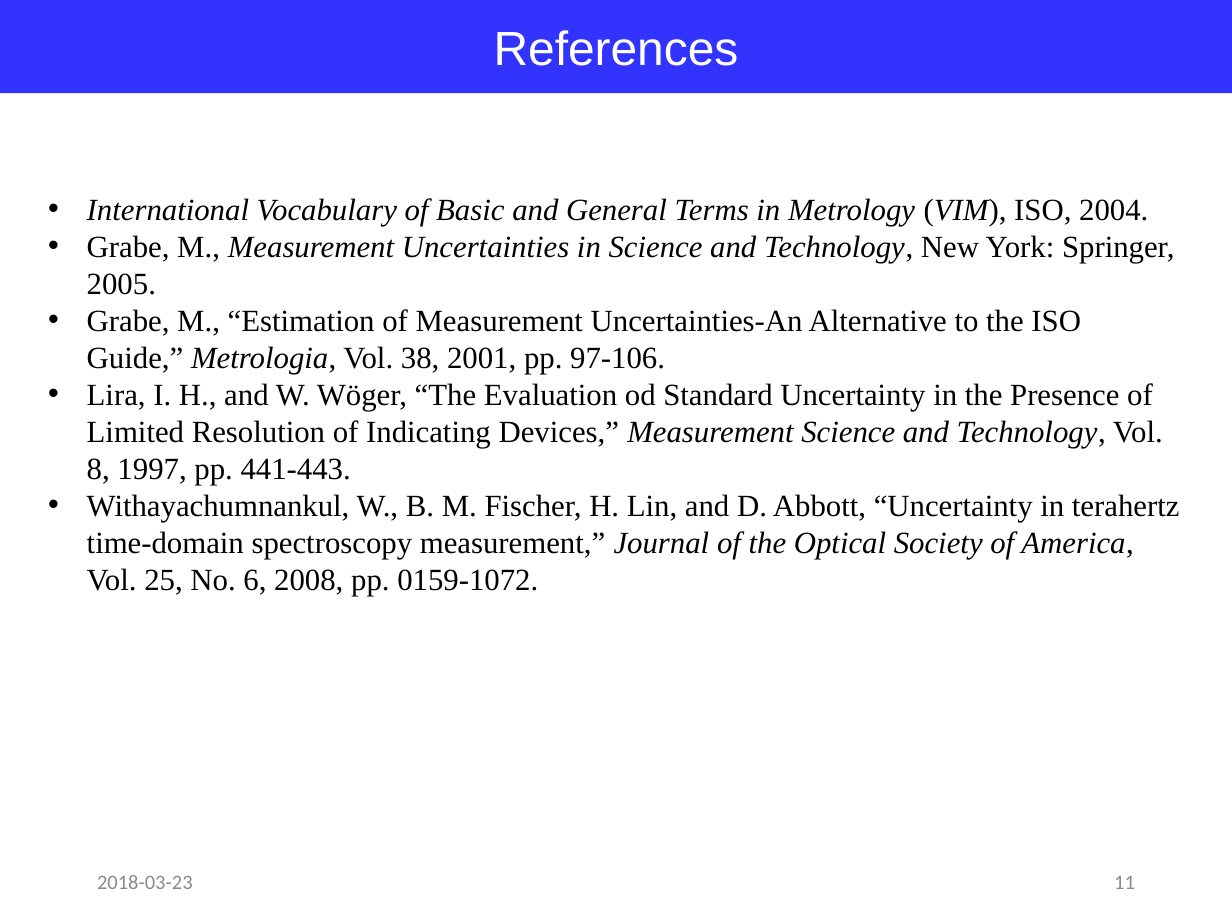
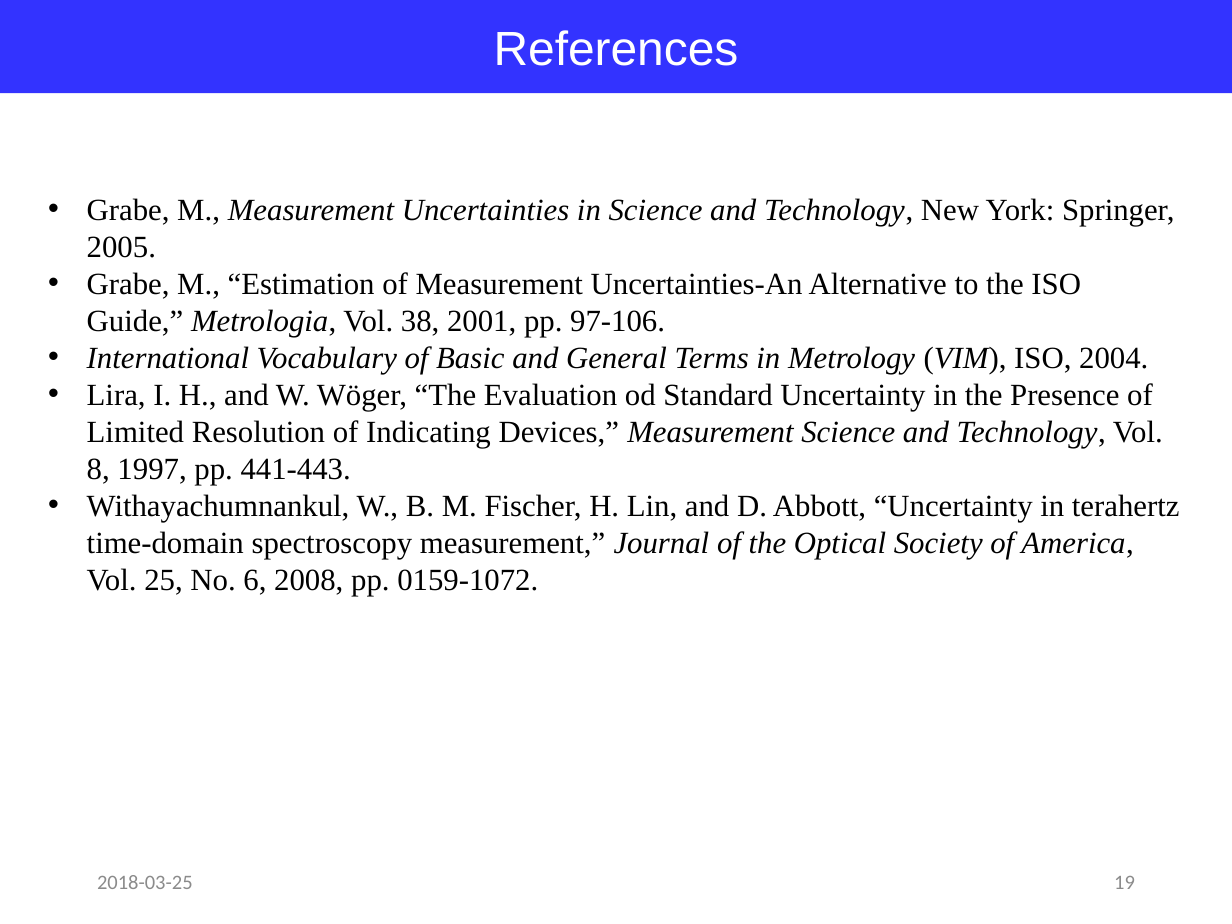
Before and after one commit to jglee96/NBTP_Lab, a slide deck: slide 19 of Terahertz Metrology/Ch4/Terahertz Metrology_Ch4.pptx (slide 11 before the commit). Drawn at 1232x924 pixels with LibreOffice and Linux fonts; fonts in the diff are those of the drawing. Boxes give left, top, right and bottom in pixels: in the first picture for what was removed or moved away, otherwise in the second. Text is boxed around its words. In the diff, an @@ line names an element or a change of style, - is before the commit and + after.

```diff
--- a/Terahertz Metrology/Ch4/Terahertz Metrology_Ch4.pptx
+++ b/Terahertz Metrology/Ch4/Terahertz Metrology_Ch4.pptx
@@ text at bbox=[87, 198, 1148, 226]: paragraph removed @@
-• International Vocabulary of Basic and General Terms in Metrology (VIM), ISO, 2004.
@@ text at bbox=[87, 346, 1148, 374]: paragraph added @@
+• International Vocabulary of Basic and General Terms in Metrology (VIM), ISO, 2004.
@@ text at bbox=[97, 875, 193, 889]: text changed @@
-2018-03-23
+2018-03-25
@@ page number at bbox=[1114, 876, 1135, 889]: text changed @@
-11
+19
```
Also in this commit, not shown: 10 other slides changed, 8 slides added, 1 other file.
